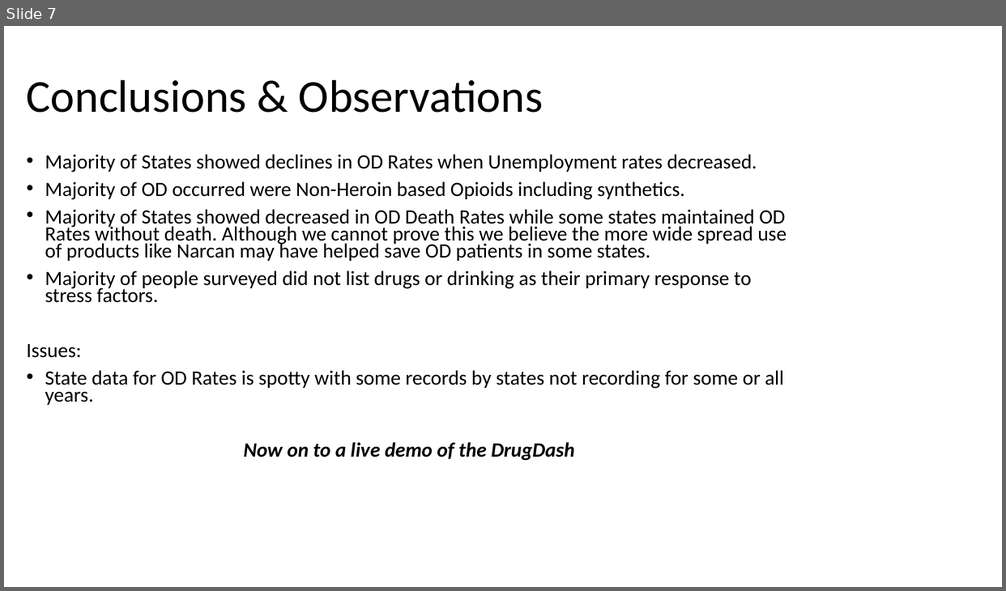
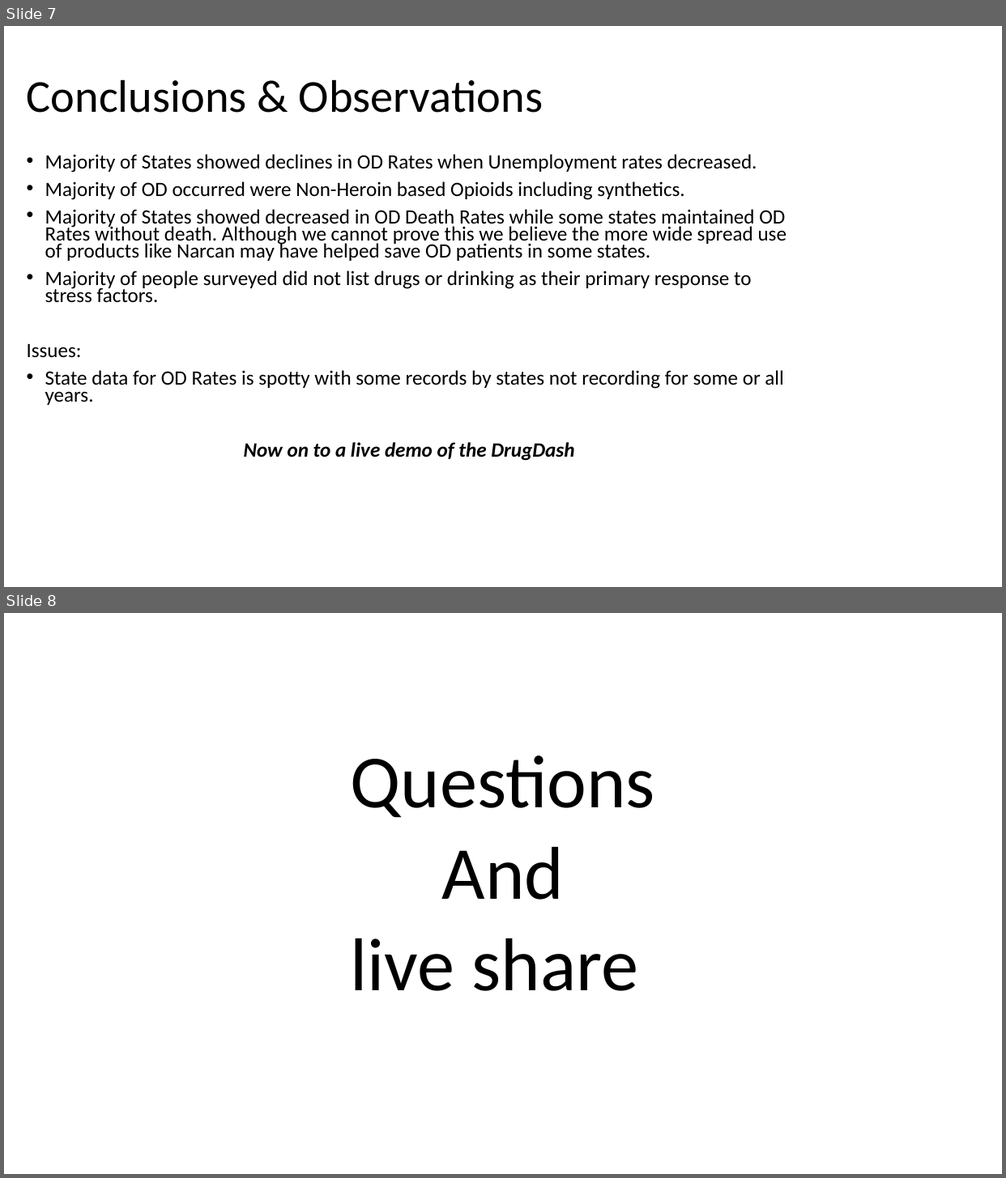
Before and after one commit to mannyramosdiaz/DrugDash, a slide deck: DrugDashPPT.pptx. Shown one above the other, each under a label of ours: slide 7 before the commit, slides 7 and 8 after it. The pictures are 1006x591 and 1006x1178 pixels, drawn with LibreOffice and Linux fonts; fonts in the diff are those of the drawing. Boxes give left, top, right and bottom in pixels: in the first picture for what was removed or moved away, otherwise in the second. Text is boxed around its words. In the diff, an @@ line names an element or a change of style, - is before the commit and + after.

Commit message:
ppt2

```diff
--- a/DrugDashPPT.pptx
+++ b/DrugDashPPT.pptx
@@ slide 8 added at box(4, 613, 1002, 1174), background #FFFFFF @@
@@ text added at box(351, 756, 655, 991), 72 pt, text #000000 @@
+Questions
+And
+live share
```
Also in this commit, not shown: 2 other files.
